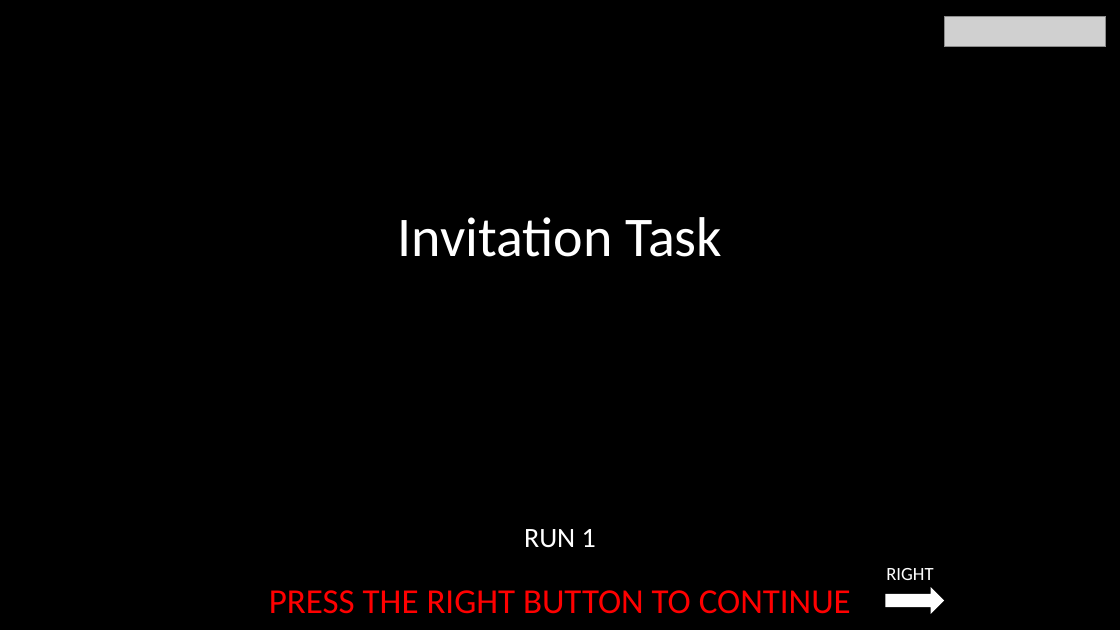
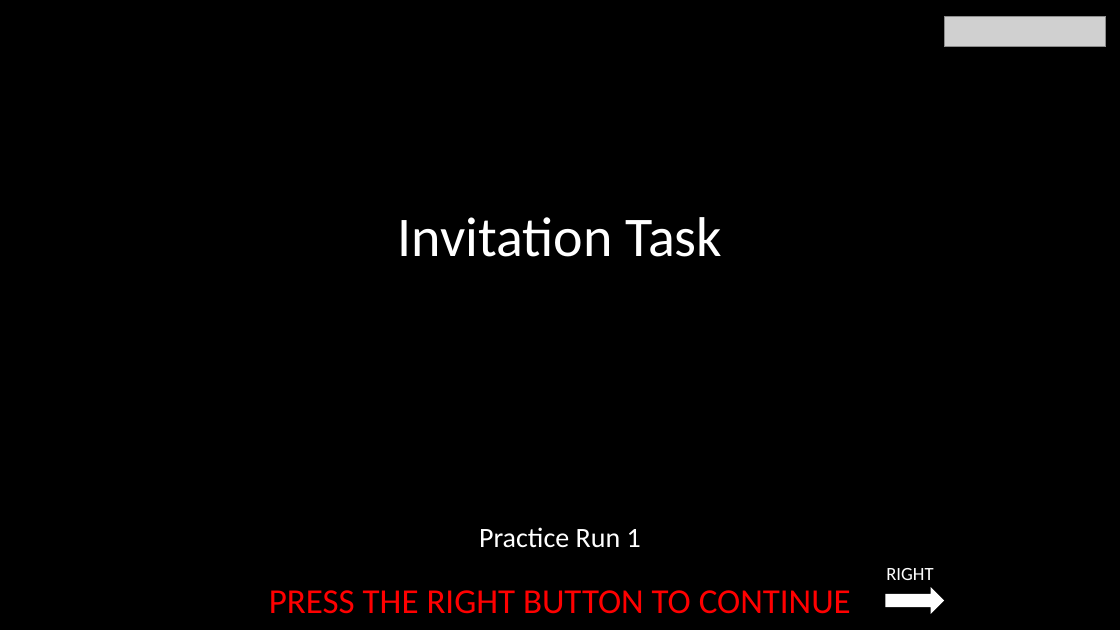
Before and after one commit to laureate-institute-for-brain-research/StimToolOnline, a slide deck: slide 1 of public/js/tasks/invitation_task/media/Invitation_Task_Instructions.11.13.2022.pptx. Drawn at 1120x630 pixels with LibreOffice and Linux fonts; fonts in the diff are those of the drawing; grey boxes stand for pictures. Boxes give left, top, right and bottom in pixels: in the first picture for what was removed or moved away, otherwise in the second. Text is boxed around its words. In the diff, an @@ line names an element or a change of style, - is before the commit and + after.

Commit message:
* invitation task: modules in 3 separate runs

```diff
--- a/public/js/tasks/invitation_task/media/Invitation_Task_Instructions.11.13.2022.pptx
+++ b/public/js/tasks/invitation_task/media/Invitation_Task_Instructions.11.13.2022.pptx
@@ text at bbox=[479, 527, 641, 548]: text changed @@
-RUN 1
+Practice Run 1
```
Also in this commit, not shown: 2 slides added, 15 other files.
